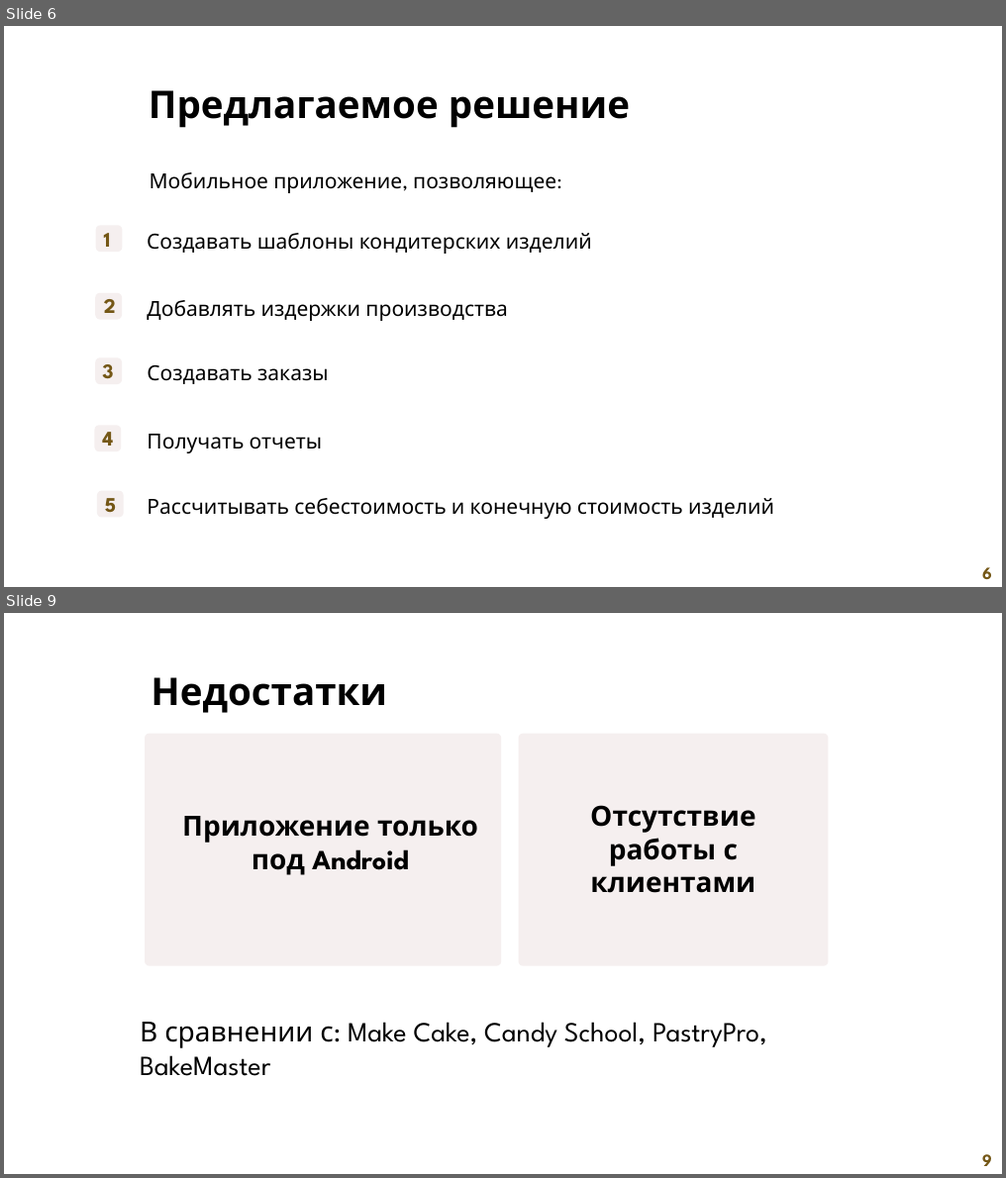
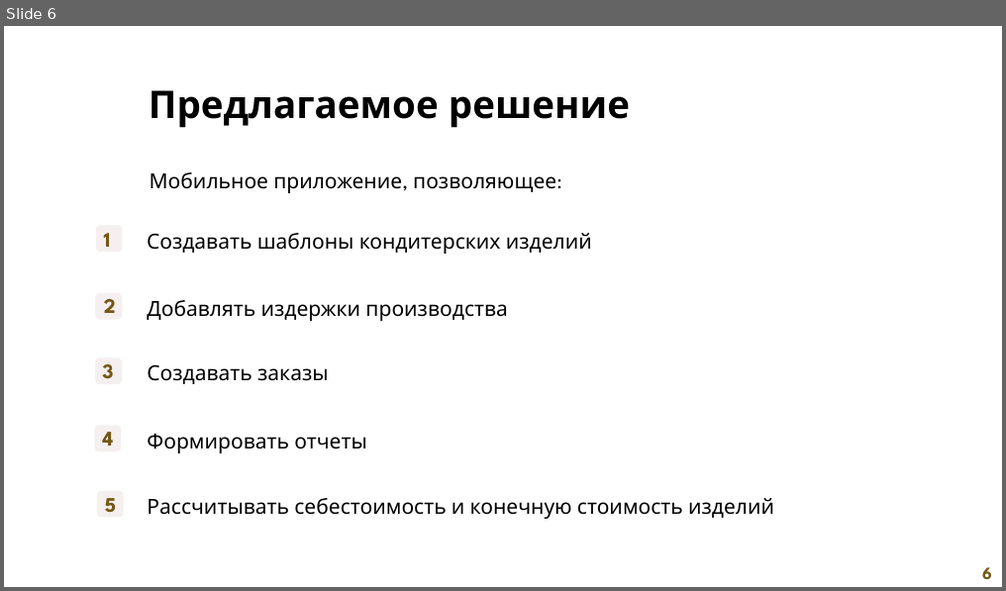
Before and after one commit to SanyaElis/ConfectioneryCostTracker, a slide deck: documentation/Презентация продукта.pptx. Shown one above the other, each under a label of ours: slides 6 and 9 before the commit, slide 6 after it; the slides between them are not shown. The pictures are 1006x1178 and 1006x591 pixels, drawn with LibreOffice and Linux fonts; fonts in the diff are those of the drawing. Boxes give left, top, right and bottom in pixels: in the first picture for what was removed or moved away, otherwise in the second. Text is boxed around its words. In the diff, an @@ line names an element or a change of style, - is before the commit and + after.

```diff
--- a/documentation/Презентация продукта.pptx
+++ b/documentation/Презентация продукта.pptx
@@ slide 9 removed at <box>4,613,1002,1174</box>, background #FFFFFF @@
@@ text removed at <box>151,677,387,713</box> @@
-Недостатки
@@ rounded rectangle removed at <box>145,734,501,966</box> @@
@@ rounded rectangle removed at <box>519,734,829,966</box> @@
@@ text removed at <box>182,816,478,875</box> @@
-Приложение только
-под Android
@@ text removed at <box>590,805,755,893</box> @@
-Отсутствие
-работы с
-клиентами
@@ text removed at <box>140,1022,767,1076</box> @@
-В сравнении с: Make Cake, Candy School, PastryPro, BakeMaster
@@ text removed at <box>982,1155,992,1166</box> @@
-9
@@ slide 6 changed as well @@
@@ text at <box>147,433,367,454</box>: text changed @@
-Получать отчеты
+Формировать отчеты
```
Also in this commit, not shown: 13 other slides changed, 1 other file.
